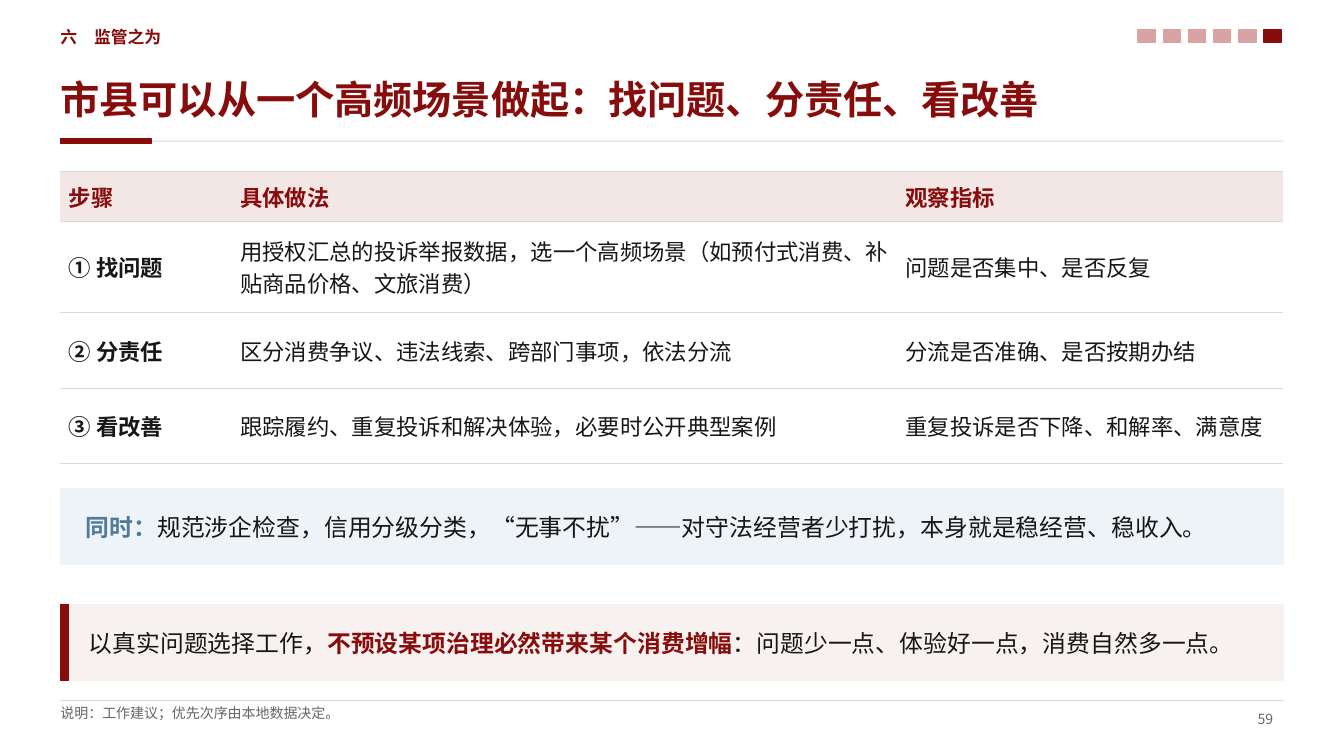
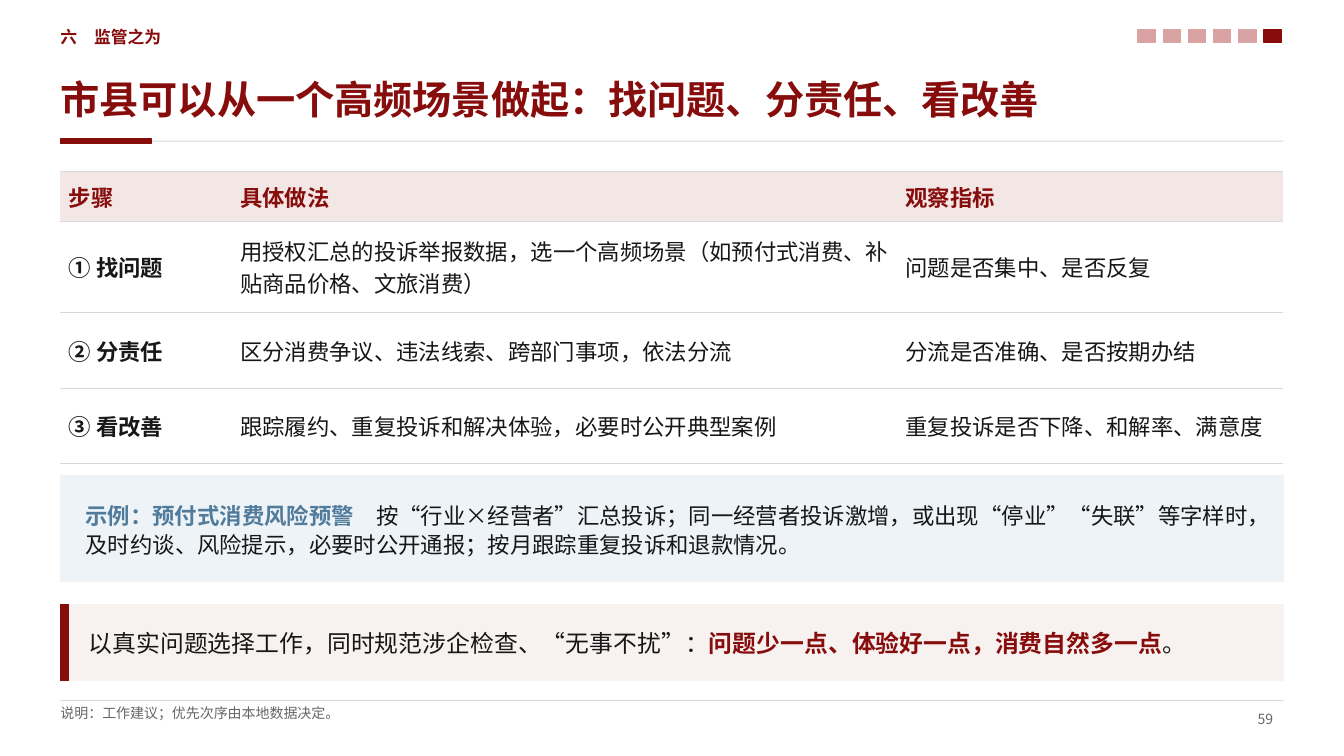
Before and after one commit to zerongwong/zerongwong.github.io, a slide deck: slide 59 of talks/2026-10-consumption-regulation/消费提振视角下的中国宏观经济形势分析_第三稿.pptx. Drawn at 1344x756 pixels with LibreOffice and Linux fonts; fonts in the diff are those of the drawing. Boxes give left, top, right and bottom in pixels: in the first picture for what was removed or moved away, otherwise in the second. Text is boxed around its words. In the diff, an @@ line names an element or a change of style, - is before the commit and + after.

```diff
--- a/talks/2026-10-consumption-regulation/消费提振视角下的中国宏观经济形势分析_第三稿.pptx
+++ b/talks/2026-10-consumption-regulation/消费提振视角下的中国宏观经济形势分析_第三稿.pptx
@@ rectangle: place and size @@
-rectangle at box(60, 489, 1284, 565)
+rectangle at box(60, 476, 1284, 582)
@@ text at box(86, 505, 1270, 557): text changed; size 17 to 16 pt @@
-同时：规范涉企检查，信用分级分类，“无事不扰”——对守法经营者少打扰，本身就是稳经营、稳收入。
+示例：预付式消费风险预警 按“行业×经营者”汇总投诉；同一经营者投诉激增，或出现“停业”“失联”等字样时，及时约谈、风险提示，必要时公开通报；按月跟踪重复投诉和退款情况。
@@ text at box(89, 631, 1186, 655): text changed @@
-以真实问题选择工作，不预设某项治理必然带来某个消费增幅：问题少一点、体验好一点，消费自然多一点。
+以真实问题选择工作，同时规范涉企检查、“无事不扰”：问题少一点、体验好一点，消费自然多一点。
```
Also in this commit, not shown: 37 other slides changed, 9 other files.
